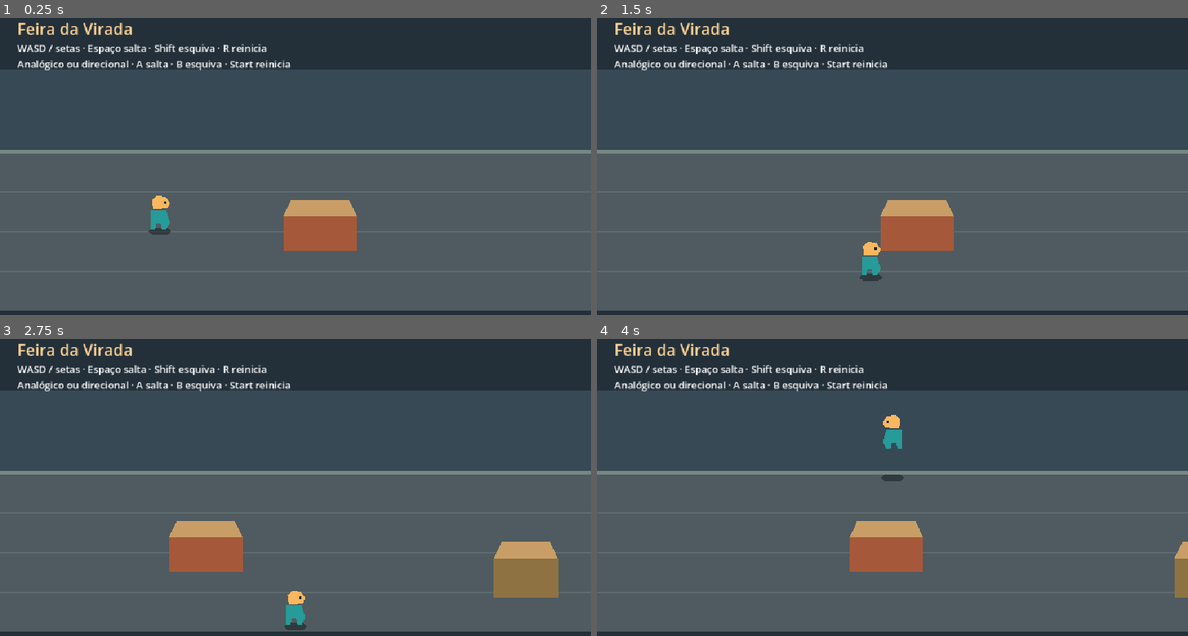
Above: before the commit, frames 1-4 (two rows, left to right).
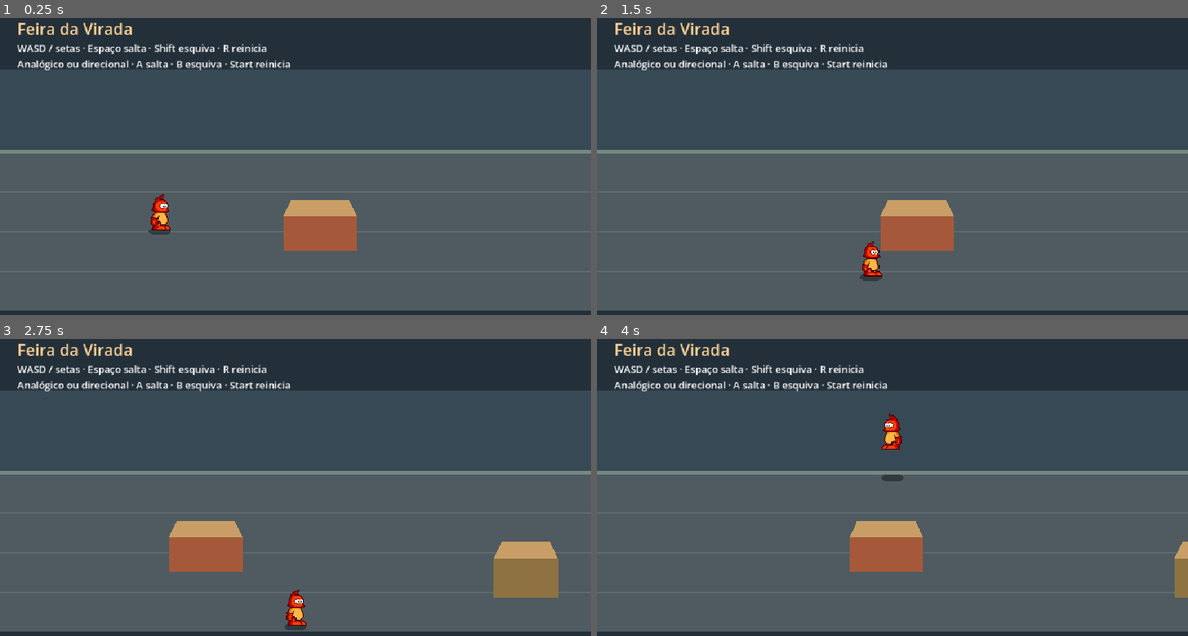
Above: after the commit, the same moments.

Repository: JefferssonAllves/GameDev
Game: Godot game, scene res://game/arena.tscn
Two runs of this game, one before a commit and one after it. Both use one fixed random seed, a clock stepped at 60 frames per second and the inputs below.
Inputs (mouse positions are in pixels of both pictures, inside the frame that each line leads up to):
- Up to frame 1 (0.25 s): no input
- Up to frame 2 (1.5 s): tap Enter at 0.5 s; move the mouse to (1022, 154) at 0.52 s; hold D (move_right) 0.53-1.28 s; tap Shift (dash) at 0.6, 1.35 s; click (1022, 154) at 0.67 s; tap Space (jump) at 0.77, 1.07 s; move the mouse to (774, 187) at 1.27 s; hold S (move_down) from 1.28 s (still down)
- Up to frame 3 (2.75 s): tap Space (jump) at 1.52, 1.82 s; move the mouse to (354, 419) at 2.02 s; release S (move_down) at 2.03 s; hold D (move_right) from 2.03 s (still down); tap Shift (dash) at 2.1 s
- Up to frame 4 (4 s): move the mouse to (862, 555) at 2.77 s; release D (move_right) at 2.78 s; hold W (move_up) 2.78-3.53 s; tap Shift (dash) at 2.85, 3.6 s; click (862, 555) at 2.92 s; tap Space (jump) at 3.02, 3.32, 3.77 s; move the mouse to (1069, 540) at 3.52 s; hold A (move_left) from 3.53 s (still down)

The runs differ from the first frame. In frame 1, 0.3% of the frame differs, in the area x 25-29%, y 59-72%; in frame 2, 0.3%; in frame 3, 0.3%, in the area x 48-52%, y 84-97%; in frame 4, 0.3%.

Commit message:
Troca o visual do personagem pelo sprite de repouso

Diff:
--- a/game/player.tscn
+++ b/game/player.tscn
@@ -1,6 +1,24 @@
 [gd_scene format=3]
 
 [ext_resource type="Script" path="res://game/player.gd" id="1"]
+
+[ext_resource type="Texture2D" path="res://sprites/aleatoria/Custom _ Edited - Plok Customs - Plok - Plok (Bubble and Squeak-Style) (1).png" id="2"]
+
+[sub_resource type="Shader" id="SpriteBackground"]
+code = "shader_type canvas_item;
+
+void fragment() {
+	vec4 pixel = COLOR;
+	vec3 rgb = round(pixel.rgb * 255.0);
+	if (rgb == vec3(172.0, 219.0, 229.0) || rgb == vec3(96.0, 141.0, 164.0)) {
+		pixel.a = 0.0;
+	}
+	COLOR = pixel;
+}
+"
+
+[sub_resource type="ShaderMaterial" id="SpriteMaterial"]
+shader = SubResource("SpriteBackground")
 
 [sub_resource type="RectangleShape2D" id="Feet"]
 size = Vector2(30, 18)
@@ -20,14 +38,11 @@
 
 [node name="Visual" type="Node2D" parent="."]
 
-[node name="Body" type="Polygon2D" parent="Visual"]
-color = Color(0.15, 0.61, 0.60, 1)
-polygon = PackedVector2Array(-15, -34, 10, -34, 16, -14, 10, -3, 3, -3, 1, -13, -6, -13, -8, -3, -15, -3)
-
-[node name="Head" type="Polygon2D" parent="Visual"]
-color = Color(0.99, 0.72, 0.37, 1)
-polygon = PackedVector2Array(-11, -36, -13, -51, -5, -58, 9, -56, 16, -46, 12, -37)
-
-[node name="Facing" type="Polygon2D" parent="Visual"]
-color = Color(0.1, 0.16, 0.18, 1)
-polygon = PackedVector2Array(6, -49, 10, -49, 10, -45, 6, -45)
+[node name="Sprite" type="Sprite2D" parent="Visual"]
+texture_filter = 1
+material = SubResource("SpriteMaterial")
+position = Vector2(0, -32.25)
+scale = Vector2(1.5, 1.5)
+texture = ExtResource("2")
+region_enabled = true
+region_rect = Rect2(27, 114, 28, 43)
Binary file added: sprites/aleatoria/Custom _ Edited - Plok Customs - Plok - Plok (Bubble and Squeak-Style) (1).png
Not shown, added: sprites/aleatoria/Custom _ Edited - Plok Customs - Plok - Plok (Bubble and Squeak-Style) (1).png.import
Not shown, changed: docs/level-design.md
